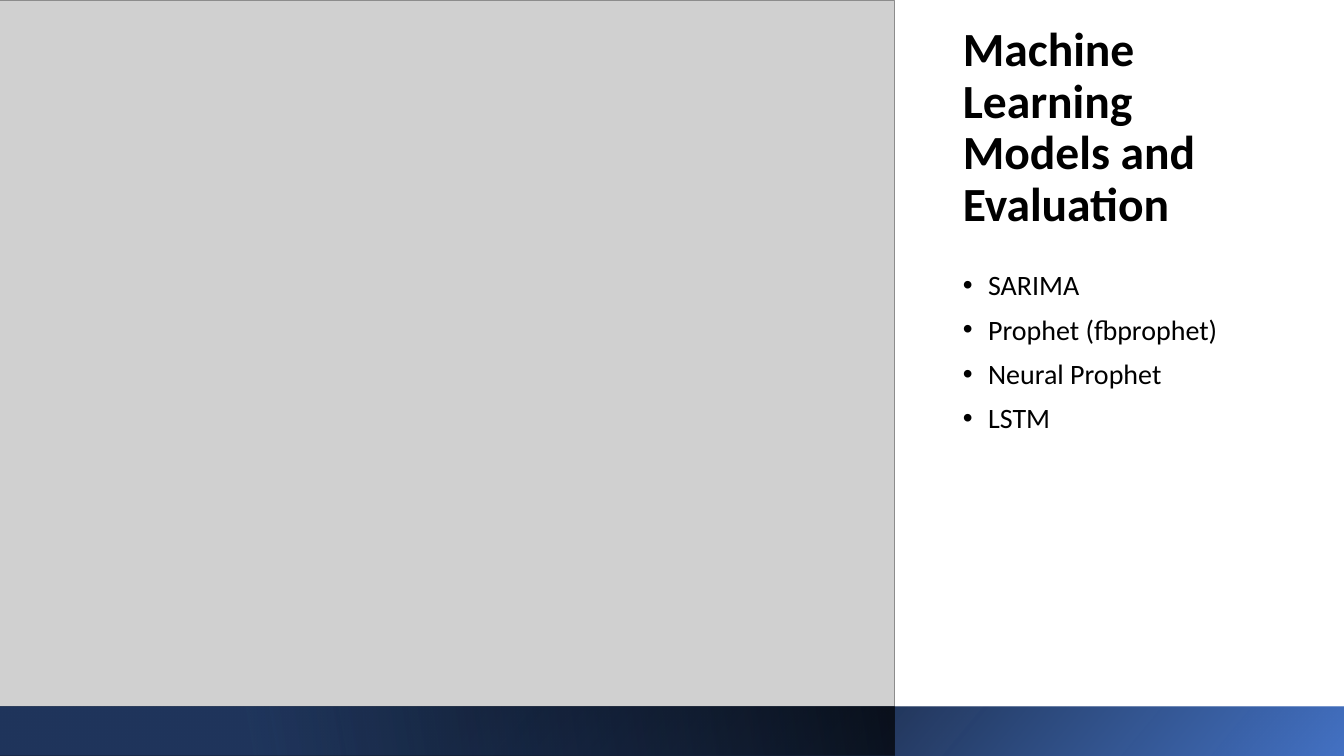
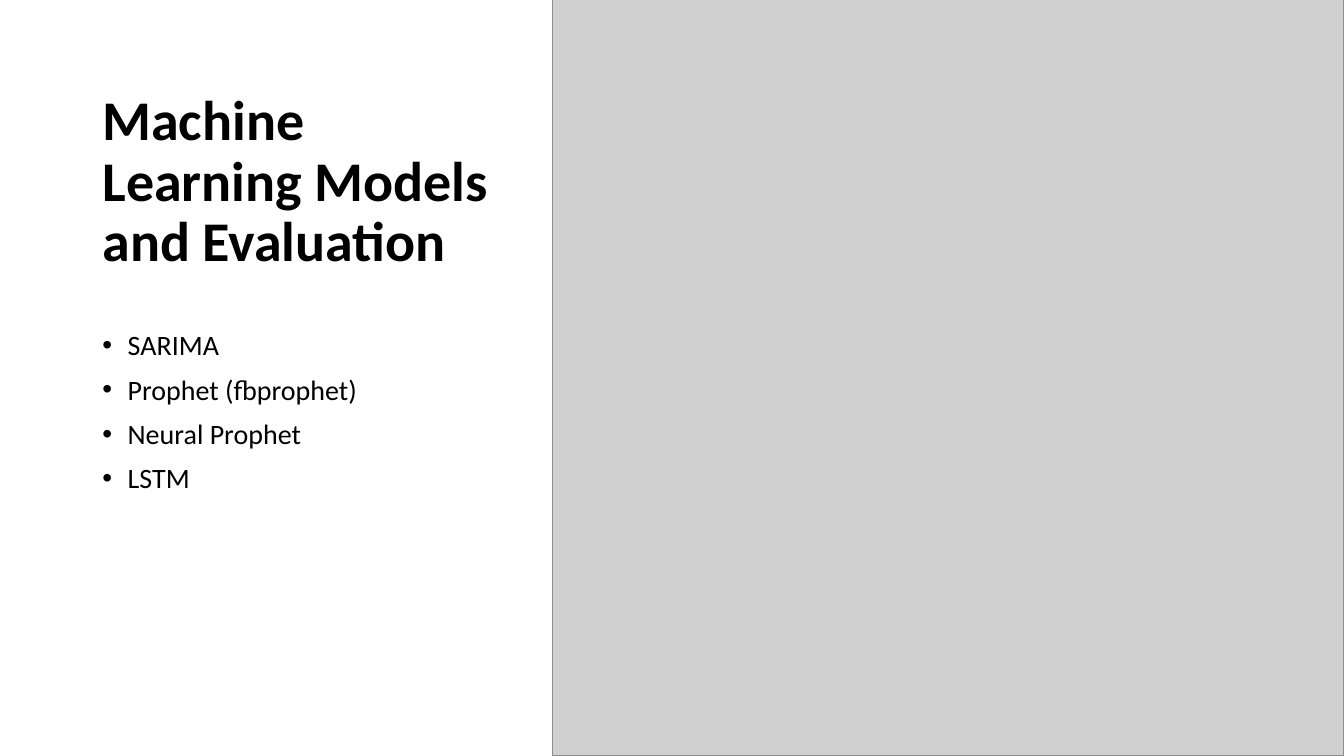
Before and after one commit to pushkarchougule/pushkarchougule, a slide deck: slide 10 of Data Science Portfolio/Sales Forecast for Superstore/Sales_Forecast_Presentation.pptx (slide 9 before the commit). Drawn at 1344x756 pixels with LibreOffice and Linux fonts; fonts in the diff are those of the drawing; grey boxes stand for pictures. Boxes give left, top, right and bottom in pixels: in the first picture for what was removed or moved away, otherwise in the second. Text is boxed around its words. In the diff, an @@ line names an element or a change of style, - is before the commit and + after.

```diff
--- a/Data Science Portfolio/Sales Forecast for Superstore/Sales_Forecast_Presentation.pptx
+++ b/Data Science Portfolio/Sales Forecast for Superstore/Sales_Forecast_Presentation.pptx
@@ picture: place and size @@
-picture at (0,0,894,707)
+picture at (553,0,1344,756)
@@ title "Machine Learning Models and Evaluation": place and size @@
-title "Machine Learning Models and Evaluation" at (963,32,1195,222)
+title "Machine Learning Models and Evaluation" at (102,100,488,262)
@@ title "Machine Learning Models and Evaluation" at (102,100,488,262): size 34 to 40 pt; vertical alignment bottom to middle @@
@@ text "SARIMA": place and size @@
-text "SARIMA" at (988,277,1218,428)
+text "SARIMA" at (128,336,357,489)
@@ rectangle removed at (0,707,1344,756) @@
@@ rectangle removed at (0,707,895,756) @@
```
Also in this commit, not shown: 7 other slides changed, 1 slide added, 1 other file.
